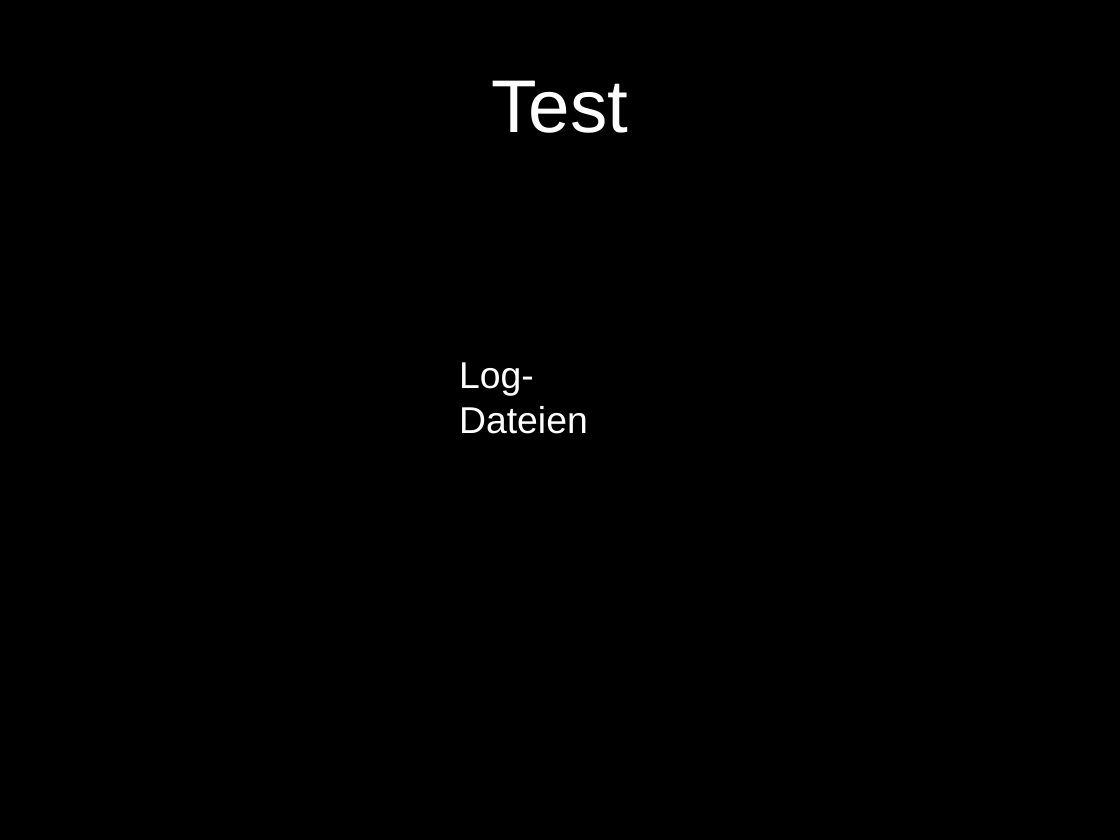
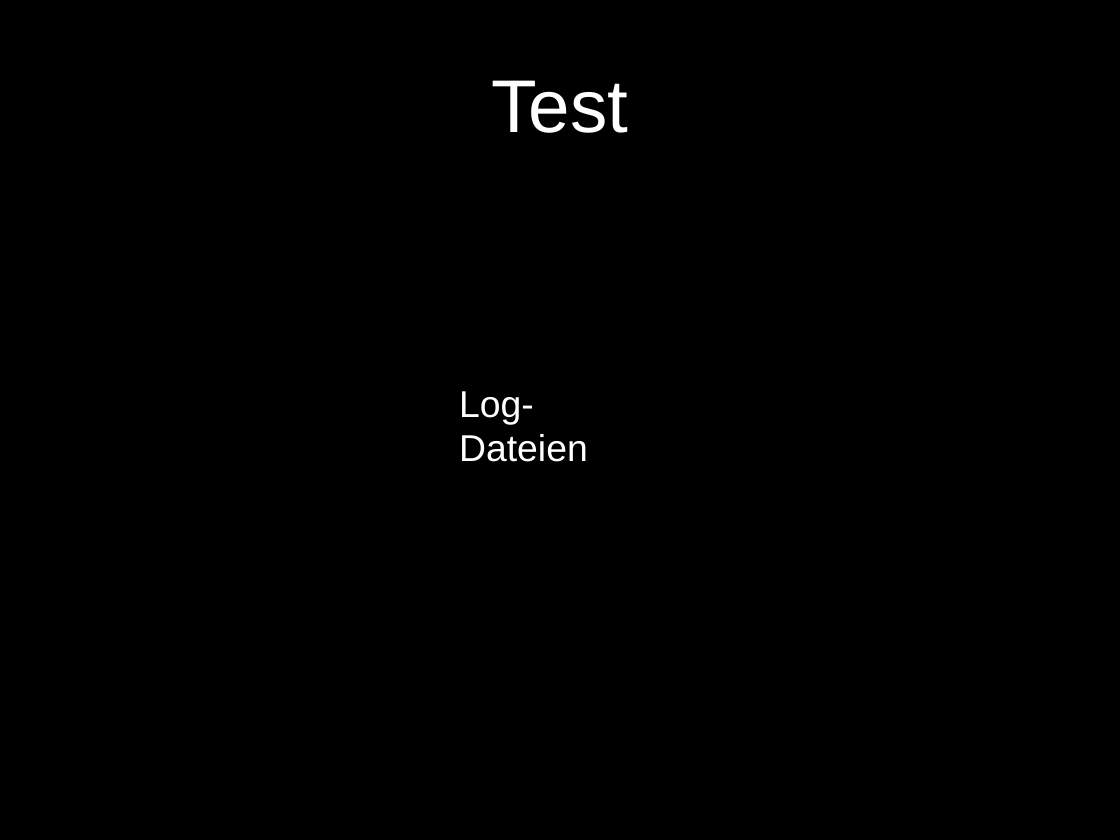
Before and after one commit to ra1f/docker-intro, a slide deck: slide 45 of DockerIntro.pptx. Drawn at 1120x840 pixels with LibreOffice and Linux fonts; fonts in the diff are those of the drawing; background and template pictures are left out. Boxes give left, top, right and bottom in pixels: in the first picture for what was removed or moved away, otherwise in the second. Text is boxed around its words. In the diff, an @@ line names an element or a change of style, - is before the commit and + after.

```diff
--- a/DockerIntro.pptx
+++ b/DockerIntro.pptx
@@ text "Log-Dateien": place and size @@
-text "Log-Dateien" at (459,362,588,434)
+text "Log-Dateien" at (459,391,588,462)
```
Also in this commit, not shown: 3 other slides changed, 3 slides added, 2 slides removed.
